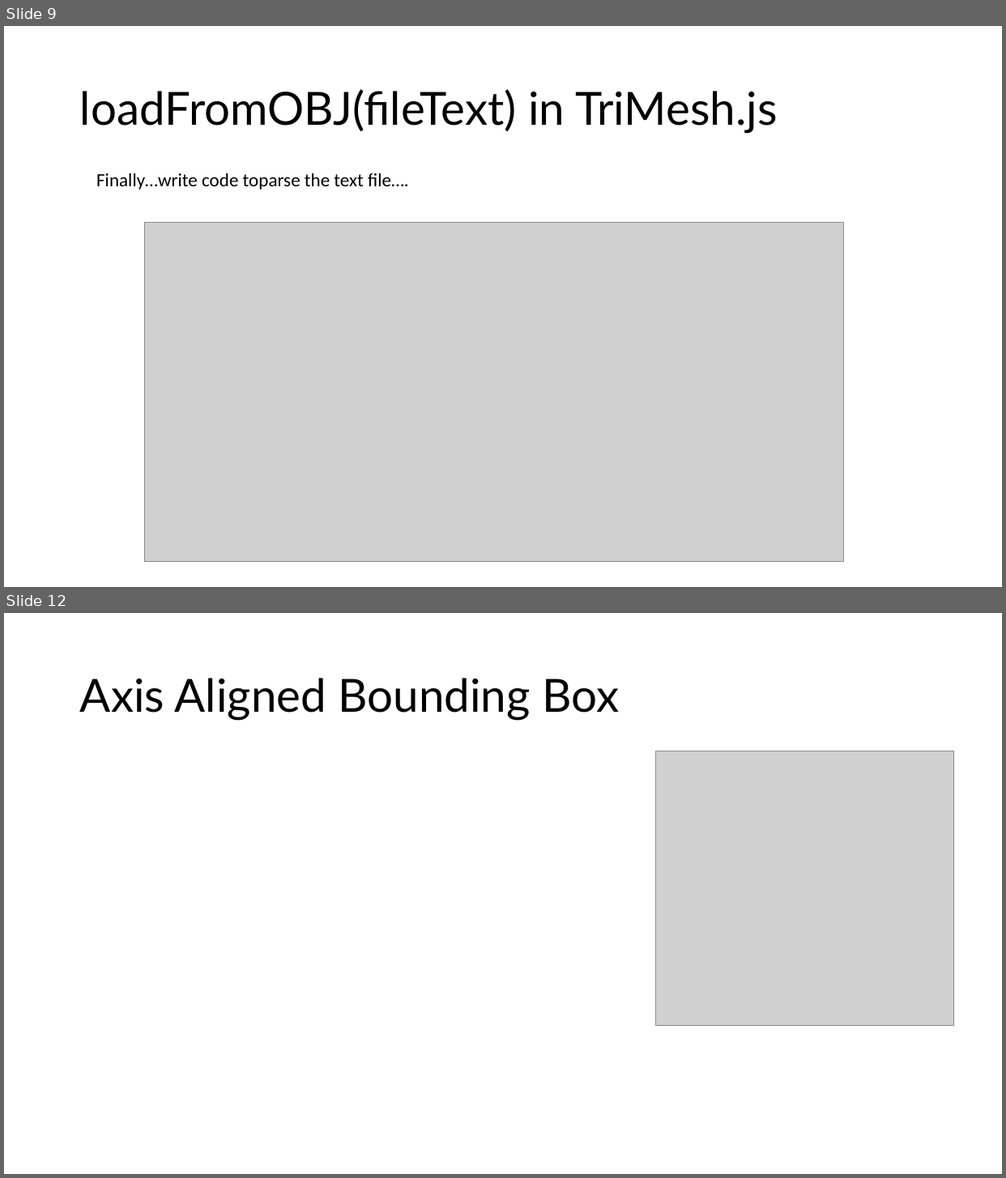
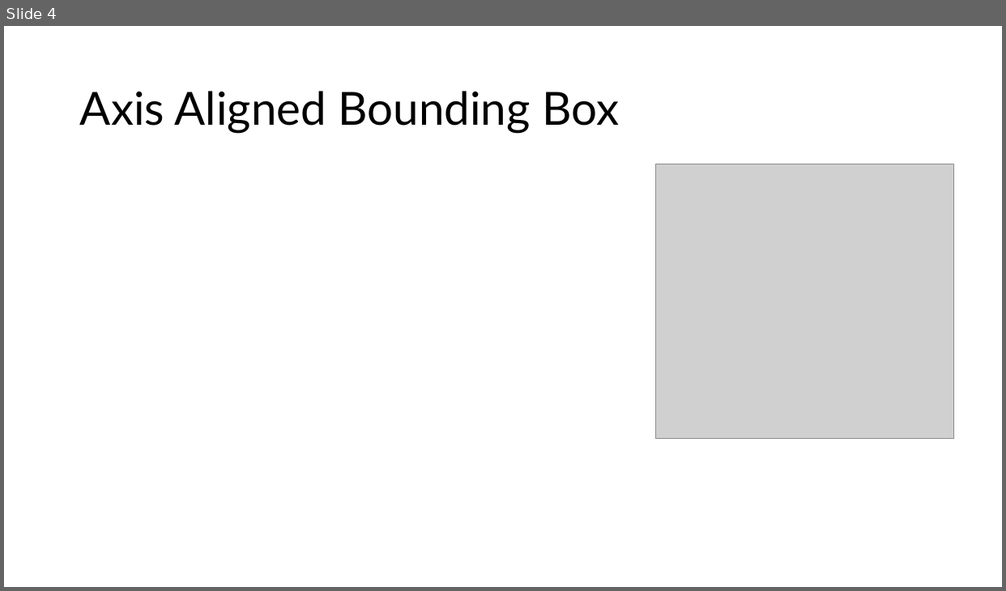
Before and after one commit to UIllinoisGraphics/CS296, a slide deck: Lectures/CS296-OBJ.pptx. Shown one above the other, each under a label of ours: slides 9 and 12 before the commit, slide 4 after it; the slides between them are not shown. The pictures are 1006x1178 and 1006x591 pixels, drawn with LibreOffice and Linux fonts; fonts in the diff are those of the drawing; grey boxes stand for pictures. Boxes give left, top, right and bottom in pixels: in the first picture for what was removed or moved away, otherwise in the second. Text is boxed around its words. In the diff, an @@ line names an element or a change of style, - is before the commit and + after.

```diff
--- a/Lectures/CS296-OBJ.pptx
+++ b/Lectures/CS296-OBJ.pptx
@@ slide 9 removed at (4,26,1002,587), background #FFFFFF @@
@@ title removed at (80,89,778,133) @@
-loadFromOBJ(fileText) in TriMesh.js
@@ text removed at (96,173,409,190) @@
-Finally…write code toparse the text file….
@@ picture removed at (145,223,844,562) @@
@@ what was slide 12 is now slide 4 @@
```
Also in this commit, not shown: 3 slides changed, 4 slides added, 10 other slides removed.
